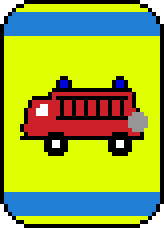
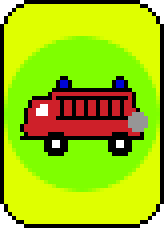
The second 164 x 228 image is a revision of the first. Changes to its layers:
added layer "Circle" above "Color bands" over [4, 36, 160, 192]
hid "Color bands" over [4, 12, 160, 216]
